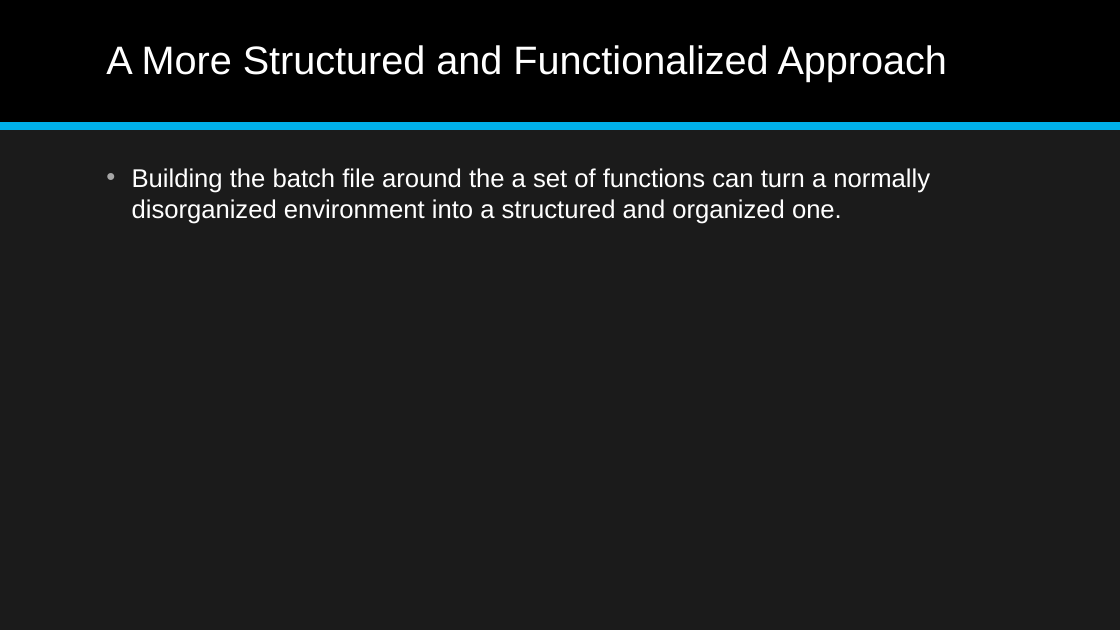
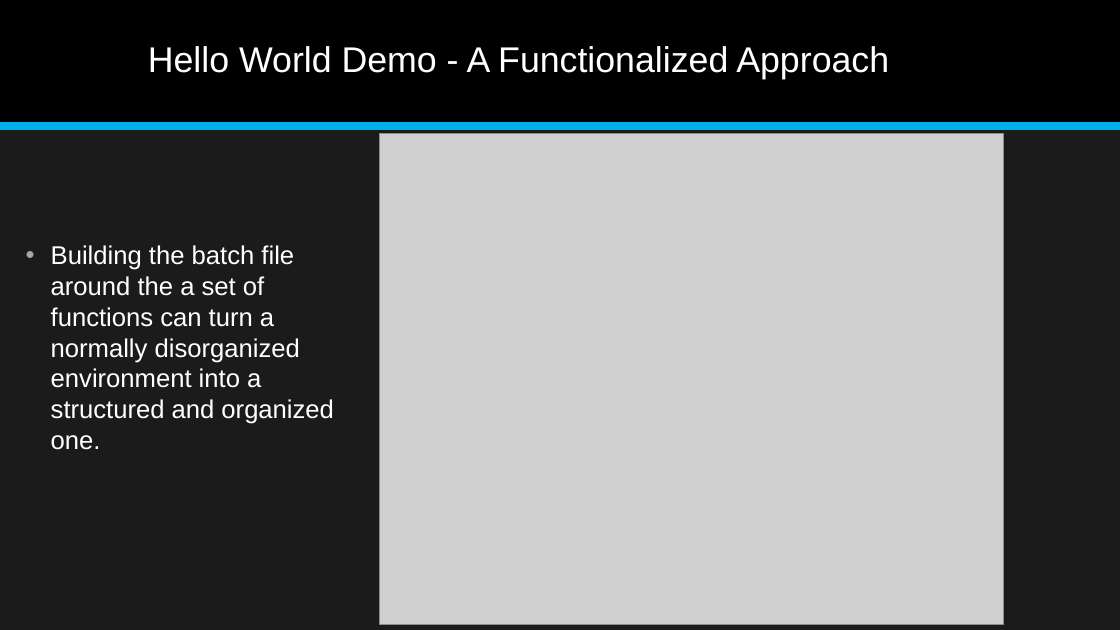
Before and after one commit to jonathan-r-jones/Composable-Batch-Files, a slide deck: slide 6 of Composable Batch File Helper.pptx (slide 7 before the commit). Drawn at 1120x630 pixels with LibreOffice and Linux fonts; fonts in the diff are those of the drawing; grey boxes stand for pictures. Boxes give left, top, right and bottom in pixels: in the first picture for what was removed or moved away, otherwise in the second. Text is boxed around its words. In the diff, an @@ line names an element or a change of style, - is before the commit and + after.

```diff
--- a/Composable Batch File Helper.pptx
+++ b/Composable Batch File Helper.pptx
@@ title at box(148, 46, 889, 79): text changed; size 34 to 30.6 pt @@
-A More Structured and Functionalized Approach
+Hello World Demo - A Functionalized Approach
@@ picture added at box(379, 133, 1003, 623) @@
@@ text "Building the batch file around ..." rewrapped from box(132, 168, 930, 224) to box(51, 245, 333, 450) @@
```
Also in this commit, not shown: 4 other slides changed, 3 slides removed, 4 other files.
